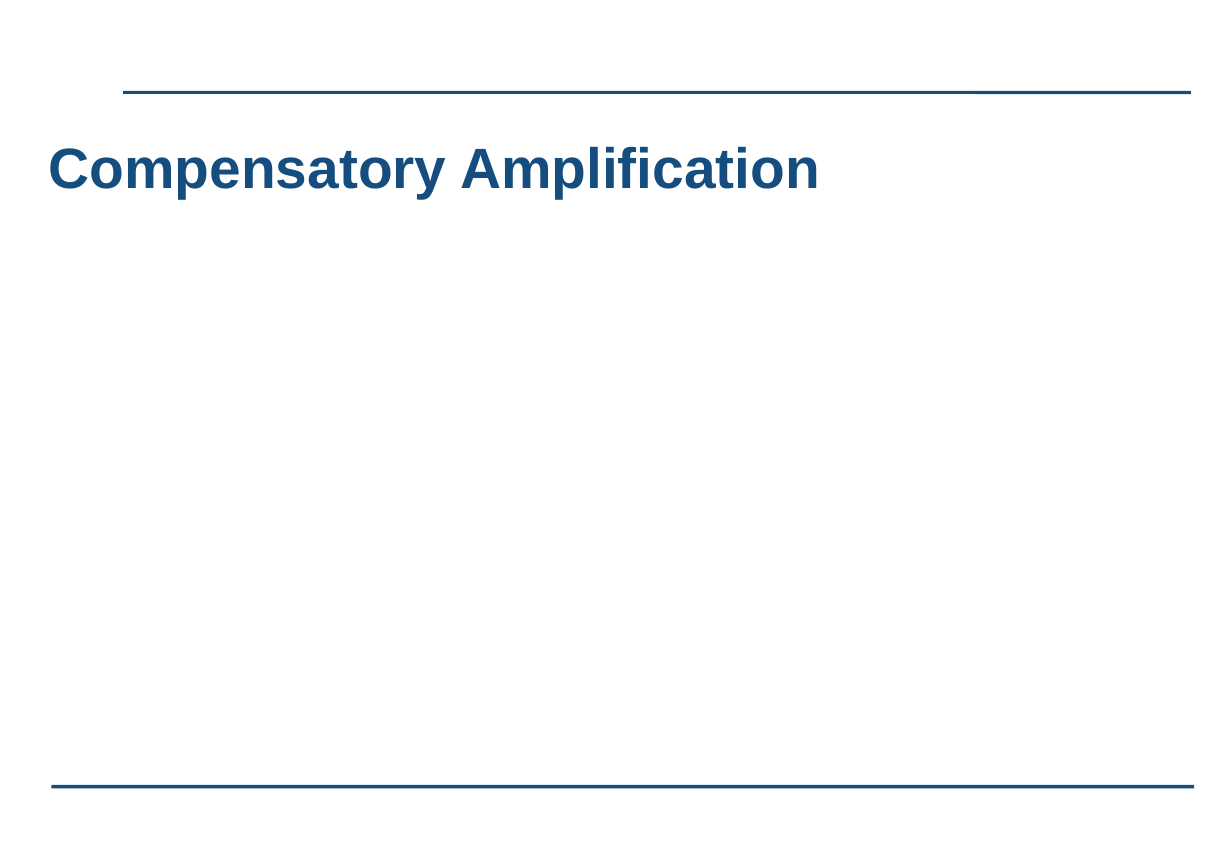
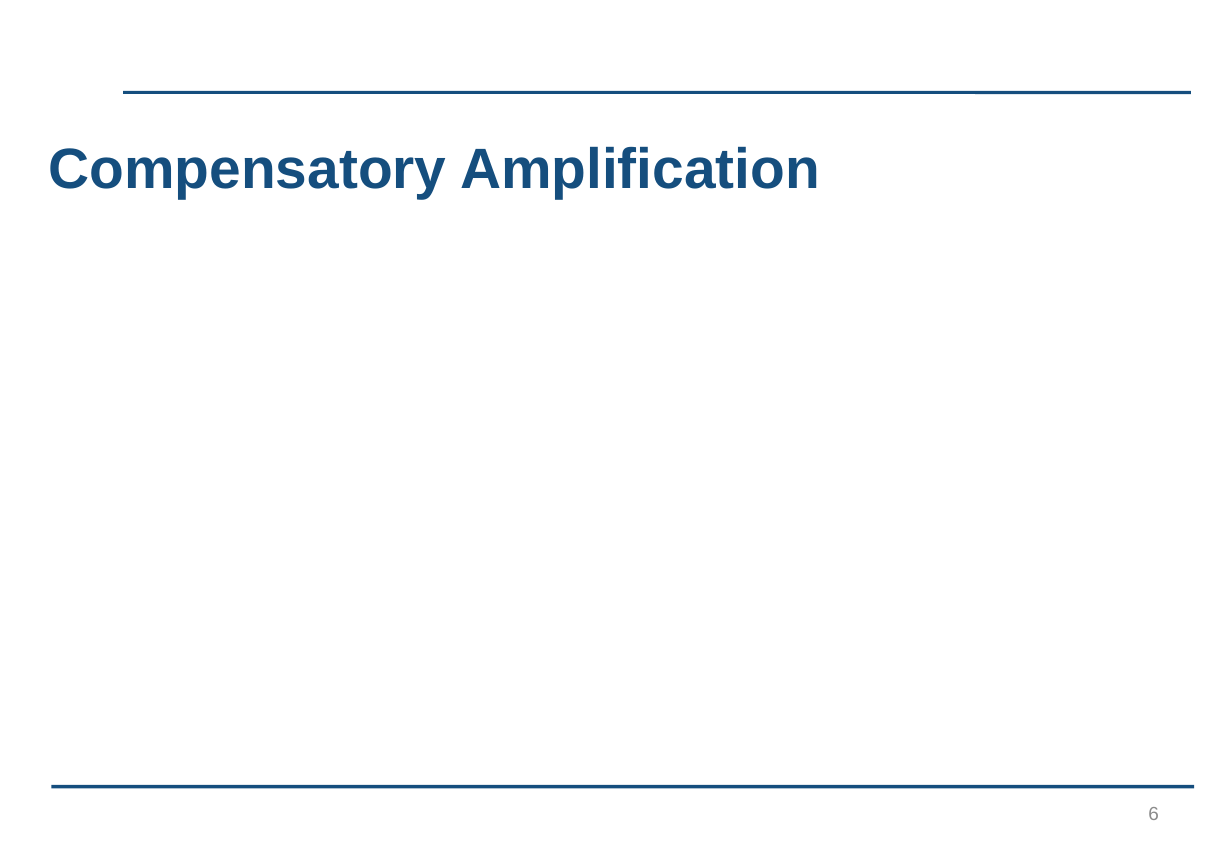
Before and after one commit to kayjayB/I_cant_hear_you, a slide deck: slide 6 of Presentation/Lab Project Presentation.pptx. Drawn at 1232x853 pixels with LibreOffice and Linux fonts; fonts in the diff are those of the drawing; background and template pictures are left out. Boxes give left, top, right and bottom in pixels: in the first picture for what was removed or moved away, otherwise in the second. Text is boxed around its words. In the diff, an @@ line names an element or a change of style, - is before the commit and + after.

```diff
--- a/Presentation/Lab Project Presentation.pptx
+++ b/Presentation/Lab Project Presentation.pptx
@@ page number added at box(1148, 807, 1159, 820), 12 pt, text #8C8C8C @@
+6
```
Also in this commit, not shown: 11 other slides changed.
